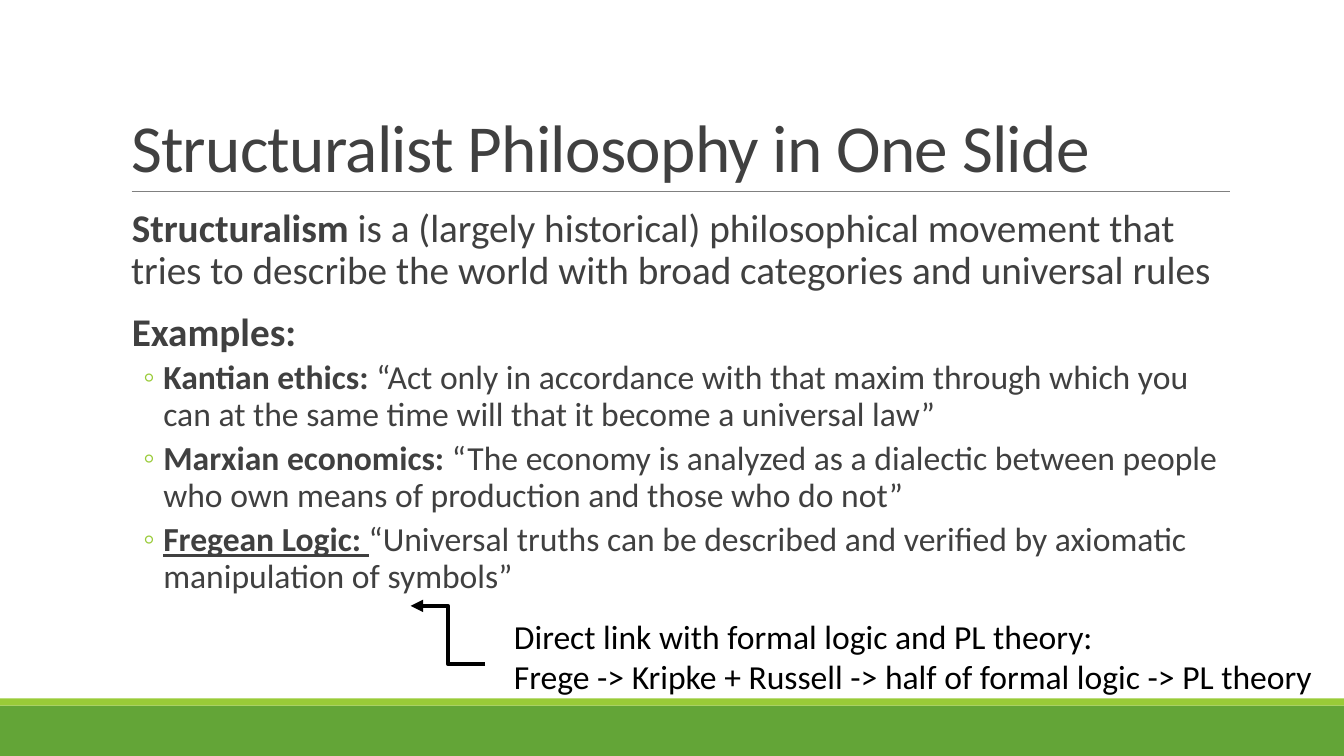
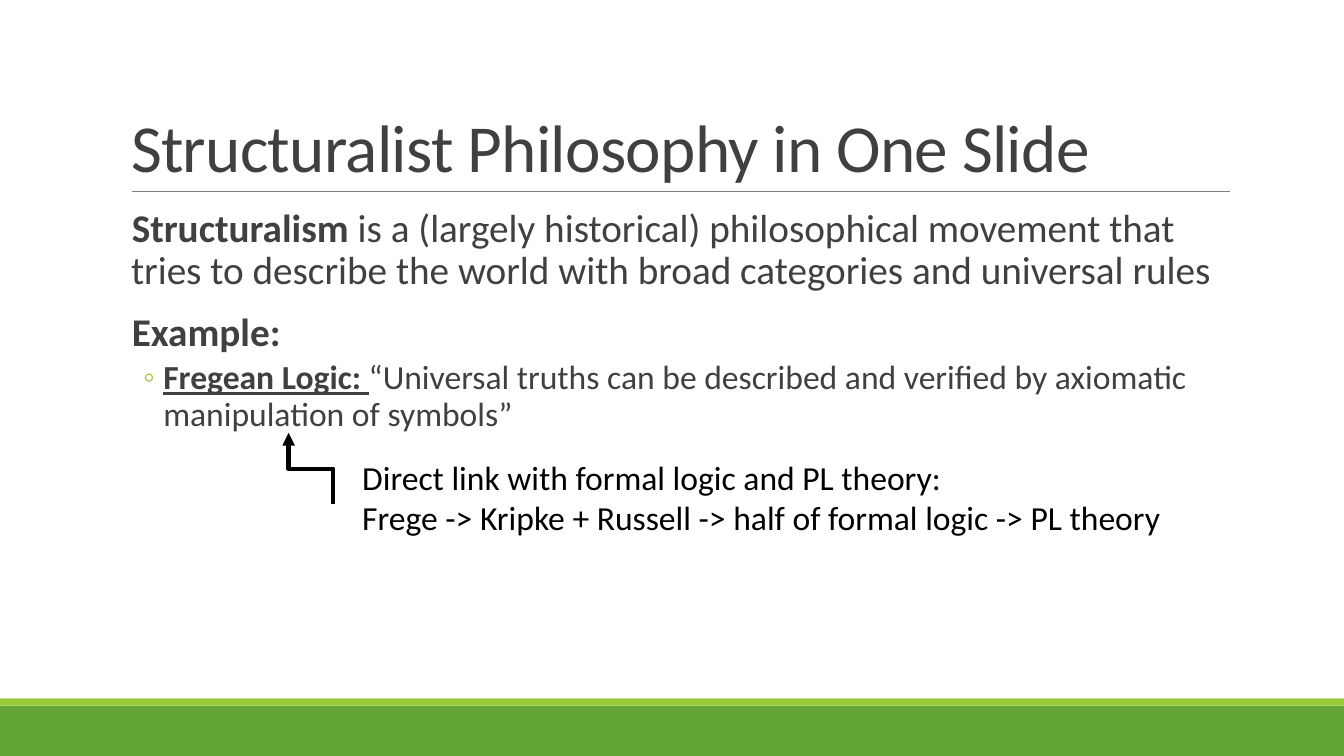
Before and after one commit to rbohrer/pl-course, a slide deck: slide 11 of LectureSlides/10GenderDisability.pptx (slide 12 before the commit). Drawn at 1344x756 pixels with LibreOffice and Linux fonts; fonts in the diff are those of the drawing. Boxes give left, top, right and bottom in pixels: in the first picture for what was removed or moved away, otherwise in the second. Text is boxed around its words. In the diff, an @@ line names an element or a change of style, - is before the commit and + after.

```diff
--- a/LectureSlides/10GenderDisability.pptx
+++ b/LectureSlides/10GenderDisability.pptx
@@ text at (132, 318, 281, 352): text changed; size 24 to 28 pt; bold on @@
-  Examples:
-  ◦ Kantian ethics: “Act only in accordance with that maxim through which you can at the same time will that it become a universal law”
-  ◦ Marxian economics: “The economy is analyzed as a dialectic between people who own means of production and those who do not”
+  Example:
@@ elbow arrow moved from (485, 663) - (410, 606) to (334, 504) - (288, 433) @@
@@ text "Direct link with formal logic ...": place and size @@
-text "Direct link with formal logic ..." at (514, 625, 1311, 695)
+text "Direct link with formal logic ..." at (362, 466, 1160, 536)
```
Also in this commit, not shown: 2 other slides changed, 1 slide removed, 2 other files.
